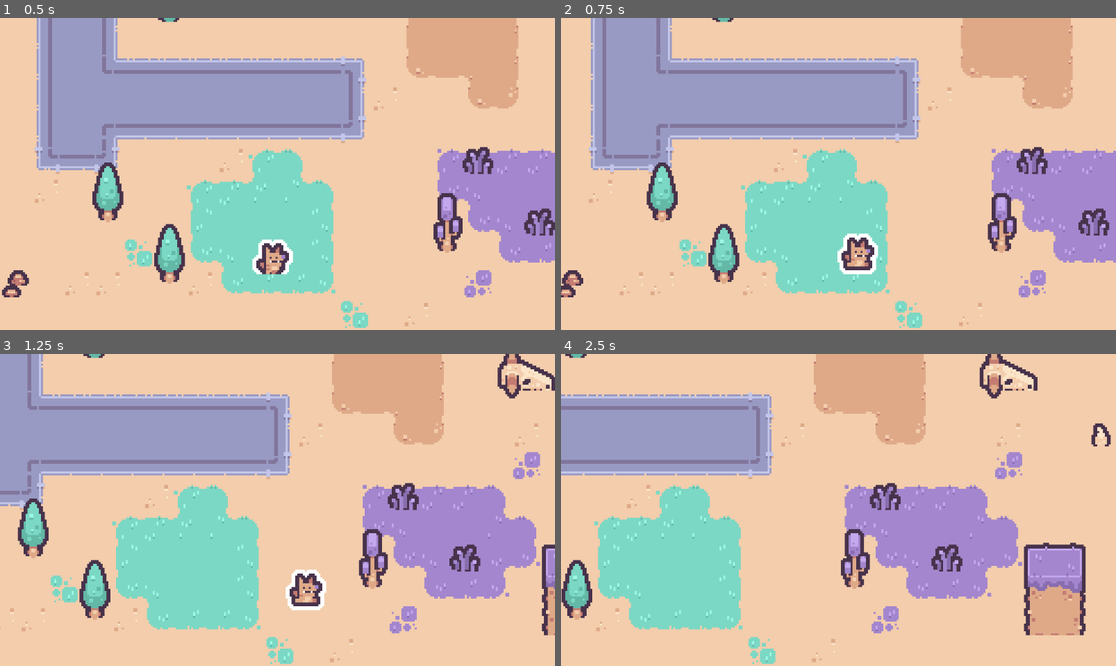
Above: before the commit, frames 1-4 (two rows, left to right).
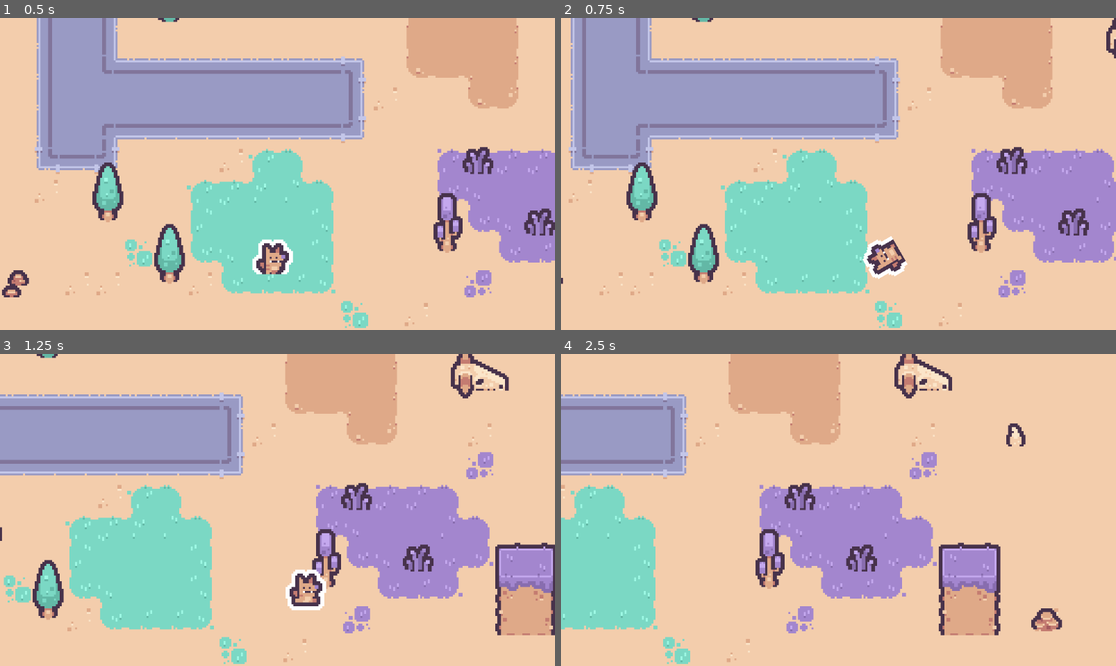
Above: after the commit, the same moments.

Repository: WilsonXia/mooby
Game: Godot game, scene res://scenes/world.tscn
Same seed, same stepped clock (60 frames per second), same inputs: the game is played once before the commit and once after it.
Inputs:
- Up to frame 1 (0.5 s): no input
- Up to frame 2 (0.75 s): tap Enter at 0.5 s; hold D (move_right) from 0.53 s (still down); hold Space (dodge, bound only after the commit) from 0.53 s (still down)
- Up to frame 3 (1.25 s): keep holding D (move_right); keep holding Space (dodge, bound only after the commit)
- Up to frame 4 (2.5 s): release D (move_right) at 1.28 s; release Space (dodge, bound only after the commit) at 1.28 s; hold S (move_down) 1.28-2.03 s; tap Space (dodge, bound only after the commit) at 1.35 s; hold D (move_right) from 2.03 s (still down); hold Space (dodge, bound only after the commit) from 2.03 s (still down)

Frame 1 is identical in both runs. In frame 2, 20% of the frame differs, in the area x 0-100%, y 0-100%; in frame 3, 32%; in frame 4, 40%.

Commit message:
finished making a dodge roll
player spins when rolling, gains a burst of speed and must wait on cooldown

Diff:
--- a/project.godot
+++ b/project.godot
@@ -45,6 +45,11 @@
 , Object(InputEventJoypadMotion,"resource_local_to_scene":false,"resource_name":"","device":-1,"axis":1,"axis_value":1.0,"script":null)
 ]
 }
+dodge={
+"deadzone": 0.2,
+"events": [Object(InputEventKey,"resource_local_to_scene":false,"resource_name":"","device":-1,"window_id":0,"alt_pressed":false,"shift_pressed":false,"ctrl_pressed":false,"meta_pressed":false,"pressed":false,"keycode":0,"physical_keycode":32,"key_label":0,"unicode":32,"location":0,"echo":false,"script":null)
+]
+}
 
 [layer_names]
 
--- a/scenes/player.tscn
+++ b/scenes/player.tscn
@@ -2,6 +2,8 @@
 
 [ext_resource type="Texture2D" uid="uid://ct5viomrcoevx" path="res://Desert Shooter Pack/PNG/Players/Tilemap/tilemap.png" id="1_4flbx"]
 [ext_resource type="Script" uid="uid://crsbm5tbf3yh4" path="res://scripts/player.gd" id="1_onrkg"]
+[ext_resource type="Texture2D" uid="uid://ci56jv3dg7rub" path="res://Desert Shooter Pack/PNG/Players/Tiles/tile_0002.png" id="3_dqkch"]
+[ext_resource type="Texture2D" uid="uid://c1o8p6wb1e1mo" path="res://Desert Shooter Pack/PNG/Players/Tiles/tile_0001.png" id="4_qlg0r"]
 
 [sub_resource type="AtlasTexture" id="AtlasTexture_onrkg"]
 atlas = ExtResource("1_4flbx")
@@ -43,6 +45,20 @@
 }, {
 "frames": [{
 "duration": 1.0,
+"texture": ExtResource("3_dqkch")
+}, {
+"duration": 1.0,
+"texture": ExtResource("3_dqkch")
+}, {
+"duration": 1.0,
+"texture": ExtResource("4_qlg0r")
+}],
+"loop": false,
+"name": &"roll",
+"speed": 12.0
+}, {
+"frames": [{
+"duration": 1.0,
 "texture": SubResource("AtlasTexture_hqtel")
 }, {
 "duration": 1.0,
@@ -62,14 +78,11 @@
 [node name="Player" type="CharacterBody2D" unique_id=2060273598]
 motion_mode = 1
 script = ExtResource("1_onrkg")
-speed = 80
 
 [node name="AnimatedSprite2D" type="AnimatedSprite2D" parent="." unique_id=1266737400]
 y_sort_enabled = true
 sprite_frames = SubResource("SpriteFrames_1jxqw")
 animation = &"walk"
-frame = 2
-frame_progress = 0.49722645
 offset = Vector2(0, -4)
 
 [node name="CollisionShape2D" type="CollisionShape2D" parent="." unique_id=554261748]
--- a/scripts/player.gd
+++ b/scripts/player.gd
@@ -1,40 +1,75 @@
 extends CharacterBody2D
 
-@export var speed = 50
+@export var speed: float = 72
 var screen_size = Vector2.ZERO
 var is_flipped = false
+
+var can_roll: bool = false
+const ROLL_SPEED: float = 210
+const ROLL_TIME: float = .2
+var roll_timer: float = 0.0
+const ROLL_RELOAD_COST: float = 0.5
+var roll_reload_timer: float = 0.0
+
+var rotateSpeed = deg_to_rad(360)/.3
 
 func _ready() -> void:
 	screen_size = get_viewport_rect().size
 
 func _process(delta: float) -> void:
+
 	var direction = Vector2.ZERO
+	if roll_timer == 0.0:
+		#region Inputs
+		if Input.is_action_pressed("move_left"):
+			direction.x -= 1
+			is_flipped = true
+		if Input.is_action_pressed("move_right"):
+			direction.x += 1
+			is_flipped = false
+		if Input.is_action_pressed("move_up"):
+			direction.y -= 1
+		if Input.is_action_pressed("move_down"):
+			direction.y += 1
+		#endregion
+		#region Movement Response
+		if direction != Vector2.ZERO:
+			direction = direction.normalized()
+			$AnimatedSprite2D.play("walk")
+		else:
+			$AnimatedSprite2D.play("idle")
+		$AnimatedSprite2D.flip_h = is_flipped
+		velocity = direction * speed
+		#endregion
+	_rollLogic(delta, direction)
+	move_and_slide()
 
-	if Input.is_action_pressed("move_left"):
-		direction.x -= 1
-		is_flipped = true
-	if Input.is_action_pressed("move_right"):
-		direction.x += 1
-		is_flipped = false
-	if Input.is_action_pressed("move_up"):
-		direction.y -= 1
-	if Input.is_action_pressed("move_down"):
-		direction.y += 1
-
-	if direction != Vector2.ZERO:
-		direction = direction.normalized()
-		$AnimatedSprite2D.play("walk")
+func _rollLogic(delta: float, direction: Vector2) -> void:
+	var flip = 1;
+	# Checked if flipped
+	if(is_flipped):
+		flip = -1
+	# Check for input first
+	if can_roll && Input.is_action_pressed("dodge"):
+		# Flag for Roll
+		can_roll = false
+		roll_timer = ROLL_TIME
+		roll_reload_timer = ROLL_RELOAD_COST
+		velocity = (direction if direction.length() > 0 else Vector2.RIGHT * flip) * ROLL_SPEED
+		$AnimatedSprite2D.play("roll")
+	if roll_timer > 0.0:
+		roll_timer = max(0.0, roll_timer - delta)
+		# Check if flipped
+		rotation += rotateSpeed * delta * flip
 	else:
-		$AnimatedSprite2D.play("idle")
-
-	$AnimatedSprite2D.flip_h = is_flipped
-
-	velocity = direction * speed
-	move_and_slide()
+		rotation = 0
+		if roll_reload_timer > 0.0:
+			roll_reload_timer -= delta
+		else:
+			can_roll = true
 
 func _setBounds(tiles: TileMapLayer) -> void:
 	var rect = tiles.get_used_rect()
-	print(rect)
 	$Camera2D.limit_left = rect.position.x * tiles.tile_set.tile_size.x
 	$Camera2D.limit_right = rect.end.x * tiles.tile_set.tile_size.x
 	$Camera2D.limit_top = rect.position.y * tiles.tile_set.tile_size.y
